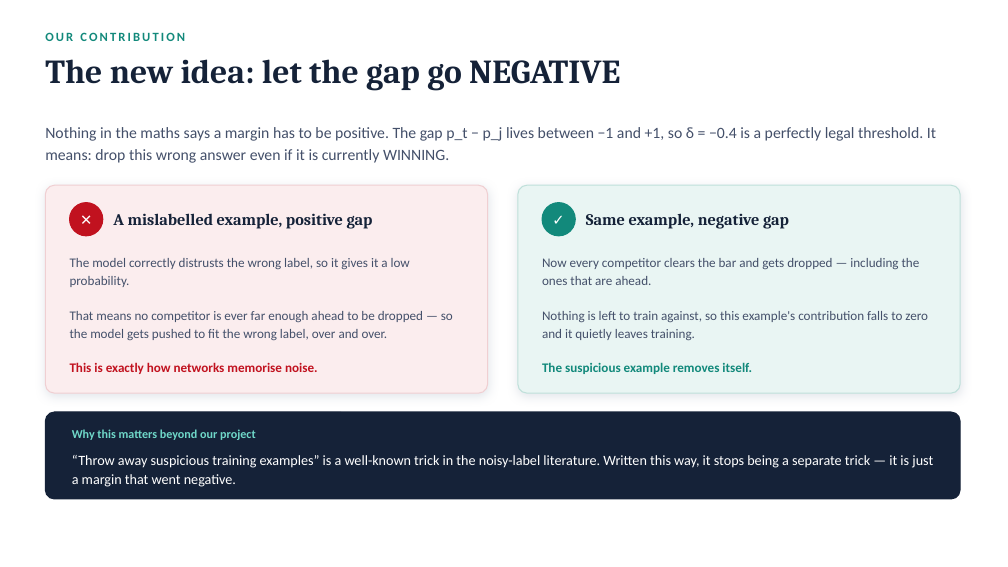
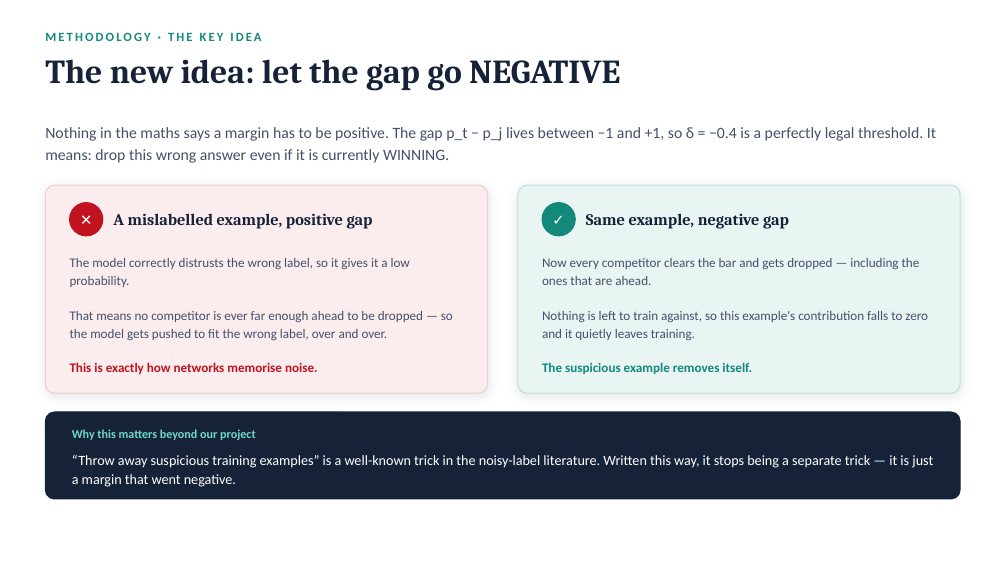
Before and after one commit to haitomnsg/softmaxResearch, a slide deck: slide 11 of presentation/GAM-Softmax-Presentation.pptx (slide 9 before the commit). Drawn at 1008x567 pixels with LibreOffice and Linux fonts; fonts in the diff are those of the drawing. Boxes give left, top, right and bottom in pixels: in the first picture for what was removed or moved away, otherwise in the second. Text is boxed around its words. In the diff, an @@ line names an element or a change of style, - is before the commit and + after.

```diff
--- a/presentation/GAM-Softmax-Presentation.pptx
+++ b/presentation/GAM-Softmax-Presentation.pptx
@@ text at bbox=[45, 32, 261, 41]: text changed @@
-OUR CONTRIBUTION
+METHODOLOGY · THE KEY IDEA
```
Also in this commit, not shown: 10 other slides changed, 9 slides added, 1 slide removed, 1 other file.
